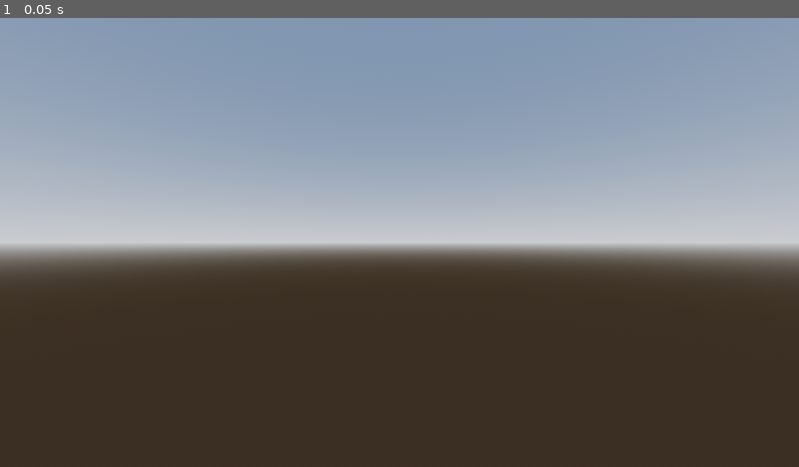
Above: before the commit, frame 1.
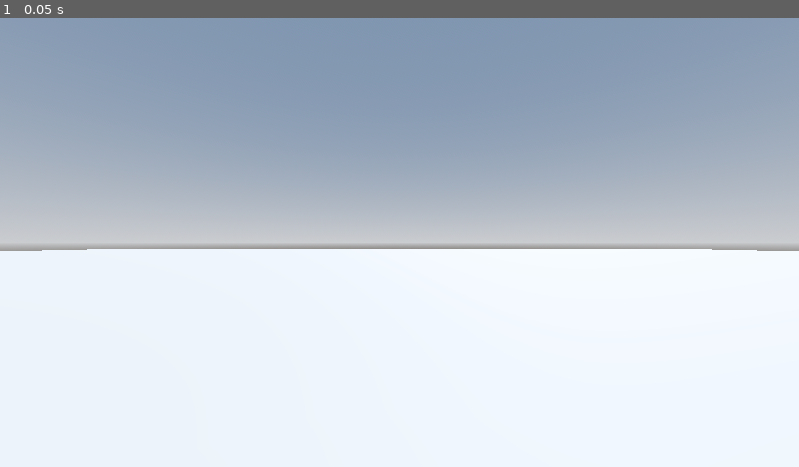
Above: after the commit, the same moment.

Repository: artyomzp/RoboRampage
Game: Godot game, scene res://Levels/sandbox.tscn
Two runs of this game, one before a commit and one after it. Both use one fixed random seed, a clock stepped at 60 frames per second and the inputs below. The project has no main scene, so this scene is started directly.
Inputs:
- Up to frame 1 (0.05 s): no input

The runs differ from the first frame. In frame 1, 48% of the frame differs, in the area x 0-100%, y 51-100%.

Commit message:
set camera

Diff:
--- a/Levels/sandbox.tscn
+++ b/Levels/sandbox.tscn
@@ -28,3 +28,4 @@
 size = Vector3(64, 1, 64)
 
 [node name="Camera3D" type="Camera3D" parent="." unique_id=1674398393]
+transform = Transform3D(1, 0, 0, 0, 1, 0, 0, 0, 1, 0, 0.71612406, 0)
